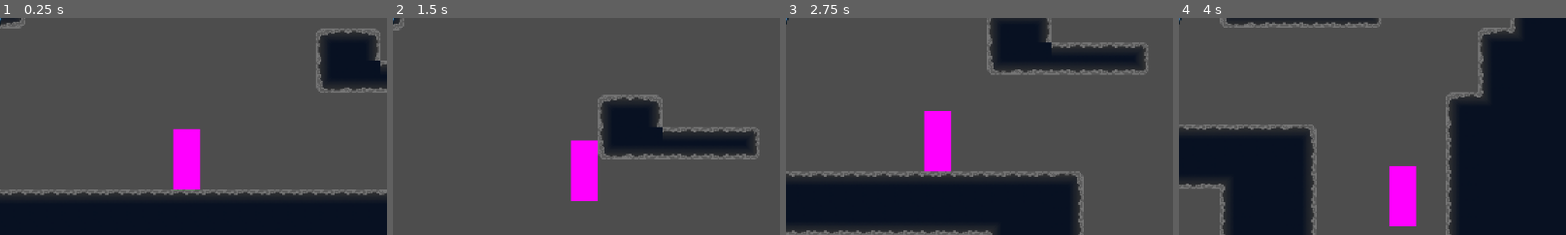
Above: before the commit, frames 1-4 (left to right).
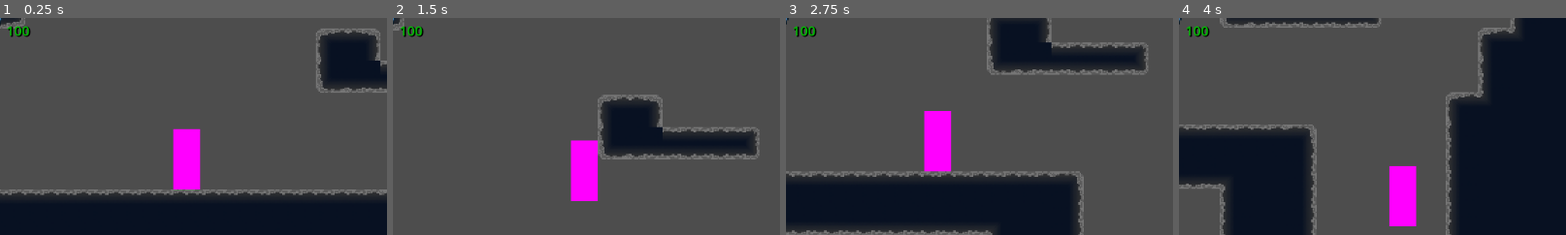
Above: after the commit, the same moments.

Repository: thebrightspark/PirateJam16-Game
Game: Godot game, scene res://Levels/main_test.tscn
Same seed, same stepped clock (60 frames per second), same inputs: the game is played once before the commit and once after it.
Inputs:
- Up to frame 1 (0.25 s): no input
- Up to frame 2 (1.5 s): hold D (Right) from 0.53 s (still down); tap Space (Jump) at 0.77 s
- Up to frame 3 (2.75 s): tap Space (Jump) at 1.52 s; release D (Right) at 2.03 s; hold A (Left) from 2.03 s (still down)
- Up to frame 4 (4 s): release A (Left) at 2.78 s; hold D (Right) from 2.78 s (still down); tap Space (Jump) at 3.02, 3.77 s
The pictures show only the part of the screen within x 26-76%, y 8-58%; the shares and areas given below are measured in that part.

The runs differ from the first frame. In frame 1, 0.2% of the frame differs, in the area x 2-9%, y 3-9%; in frame 2, 0.2%; in frame 3, 0.2%; in frame 4, 0.2%.

Commit message:
Update health bar according to player health

Diff:
--- a/Assets/UI/InGame/HealthBar/HealthBar_Mat.tres
+++ b/Assets/UI/InGame/HealthBar/HealthBar_Mat.tres
@@ -7,7 +7,7 @@
 [resource]
 shader = ExtResource("1_0g0bh")
 shader_parameter/pixel_size = 1
-shader_parameter/bg_color = Color(0, 0, 0, 1)
+shader_parameter/bg_color = Color(0, 0, 0, 0)
 shader_parameter/uv_scale = 1.0
 shader_parameter/percentage = 1.0
 shader_parameter/speed = 0.35
--- a/Assets/UI/InGame/HealthBar/HealthBar_Shader.gdshader
+++ b/Assets/UI/InGame/HealthBar/HealthBar_Shader.gdshader
@@ -123,11 +123,11 @@
 	vec4 wave1 = wave(uv2, shadowWaveColor, percentage, wave_1_freq, wave_1_amp, 0.0, wave_1_speed);
 	vec4 wave2 = wave(uv2, fragColor, percentage, wave_2_freq, wave_2_amp, 0.7785*TIME, wave_2_speed);
 	vec4 combined_waves = mix(wave1, wave2, wave2.a);
-	vec4 health_bar = mix( bg_color, combined_waves, combined_waves.a );
+	vec4 health_bar = mix(bg_color, combined_waves, combined_waves.a);
 	health_bar.a = texture(health_bar_mask, UV).a;
 
 	vec4 health_bar_border = texture(health_bar_overlay, UV);
-	COLOR = mix( health_bar_border, health_bar, health_bar.a);
+	COLOR = mix(health_bar_border, health_bar, health_bar.a);
 	//COLOR.a = texture(health_bar_mask, UV).a;
 	//COLOR = texture(health_bar_mask, UV);
 	//fragColor.a = step(UV.x, percentage);
--- a/Levels/main_test.tscn
+++ b/Levels/main_test.tscn
@@ -117,6 +117,7 @@
 tile_set = ExtResource("1_ra72m")
 
 [node name="BakedCollisions" type="StaticBody2D" parent="TileMapLayer"]
+visible = false
 script = ExtResource("1_05fr6")
 tilemaplayers_nodepaths = Array[NodePath]([NodePath("..")])
 
--- a/Overlay/overlay.gd
+++ b/Overlay/overlay.gd
@@ -1,17 +1,19 @@
 extends CanvasLayer
 
 @export var player: CharacterBody2D
+@export_group("Internal")
 @export var health_gradient: GradientTexture1D
 
 var health_label: Label
+var health_bar: ColorRect
 
 var last_health = 0
 
 func _ready() -> void:
 	health_label = get_node("HealthValueLabel")
-	pass # Replace with function body.
+	health_bar = get_node("HealthBar")
 
-func _process(delta: float) -> void:
+func _process(_delta: float) -> void:
 	update_health()
 
 func update_health() -> void:
@@ -19,11 +21,17 @@
 	if health == last_health:
 		return
 	last_health = health
-	health_label.text = str(health)
-	health_label.label_settings.font_color = get_health_color(health, player.MAX_HEALTH)
+	var healthPercentage: float = float(health) / float(player.MAX_HEALTH)
+	print("health: ", healthPercentage)
 
-func get_health_color(health, max_health) -> Color:
-	var healthPercentage = health / max_health
+	if health_label.visible:
+		health_label.text = str(health)
+		health_label.label_settings.font_color = get_health_color(healthPercentage)
+
+	if health_bar.visible:
+		(health_bar.material as ShaderMaterial).set_shader_parameter("percentage", healthPercentage)
+
+func get_health_color(healthPercentage) -> Color:
 	var width = health_gradient.get_width() - 1
 	var pos = width * healthPercentage
 	return health_gradient.get_image().get_pixel(pos, 0)
--- a/Overlay/overlay.tscn
+++ b/Overlay/overlay.tscn
@@ -1,13 +1,12 @@
-[gd_scene load_steps=7 format=3 uid="uid://b3rfpyeibw7w2"]
+[gd_scene load_steps=6 format=3 uid="uid://b3rfpyeibw7w2"]
 
 [ext_resource type="Script" path="res://Overlay/overlay.gd" id="1_a2ovv"]
-[ext_resource type="LabelSettings" uid="uid://bfaraencvmagc" path="res://Overlay/overlay_label_settings.tres" id="2_qb3k6"]
 [ext_resource type="LabelSettings" uid="uid://dvu487aqvh00u" path="res://Overlay/overlay_health_label_settings.tres" id="3_e61ij"]
 [ext_resource type="Material" uid="uid://pais1s00m6mt" path="res://Assets/UI/InGame/HealthBar/HealthBar_Mat.tres" id="4_7y04t"]
 
 [sub_resource type="Gradient" id="Gradient_bd0xy"]
 interpolation_mode = 2
-offsets = PackedFloat32Array(0, 0.518987, 1)
+offsets = PackedFloat32Array(0, 0.521739, 1)
 colors = PackedColorArray(0.741176, 0, 0, 1, 0.741176, 0.741176, 0, 1, 0, 0.741176, 0, 1)
 
 [sub_resource type="GradientTexture1D" id="GradientTexture1D_qmj6e"]
@@ -16,20 +15,6 @@
 [node name="Overlay" type="CanvasLayer"]
 script = ExtResource("1_a2ovv")
 health_gradient = SubResource("GradientTexture1D_qmj6e")
-
-[node name="HealthLabel" type="Label" parent="."]
-visible = false
-offset_right = 40.0
-offset_bottom = 23.0
-text = "Health:"
-label_settings = ExtResource("2_qb3k6")
-
-[node name="HealthValueLabel" type="Label" parent="."]
-visible = false
-offset_left = 77.0
-offset_right = 147.0
-offset_bottom = 28.0
-label_settings = ExtResource("3_e61ij")
 
 [node name="HealthBar" type="ColorRect" parent="."]
 texture_filter = 1
@@ -40,3 +25,10 @@
 offset_top = 30.0
 offset_right = 315.0
 offset_bottom = 102.0
+
+[node name="HealthValueLabel" type="Label" parent="."]
+offset_left = 308.0
+offset_top = 55.0
+offset_right = 378.0
+offset_bottom = 83.0
+label_settings = ExtResource("3_e61ij")
--- a/player.tscn
+++ b/player.tscn
@@ -11,6 +11,7 @@
 [node name="CharacterBody2D" type="CharacterBody2D"]
 position = Vector2(0, -45)
 script = ExtResource("1_f71sg")
+HEALTH = 100
 
 [node name="CollisionShape2D" type="CollisionShape2D" parent="."]
 shape = SubResource("CapsuleShape2D_74hco")
Not shown: 1 places in Levels/main_test.tscn that only renumber resources
